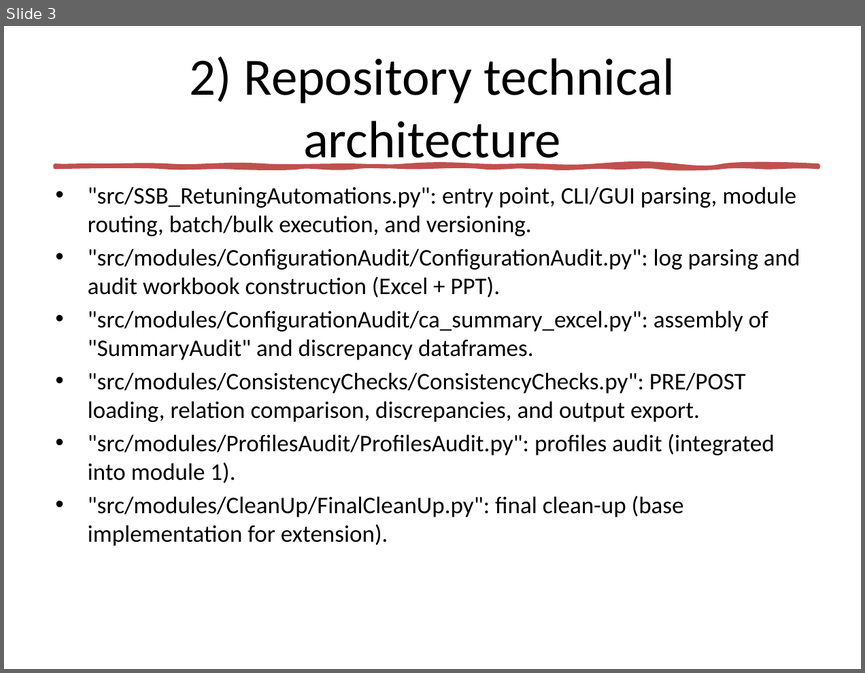
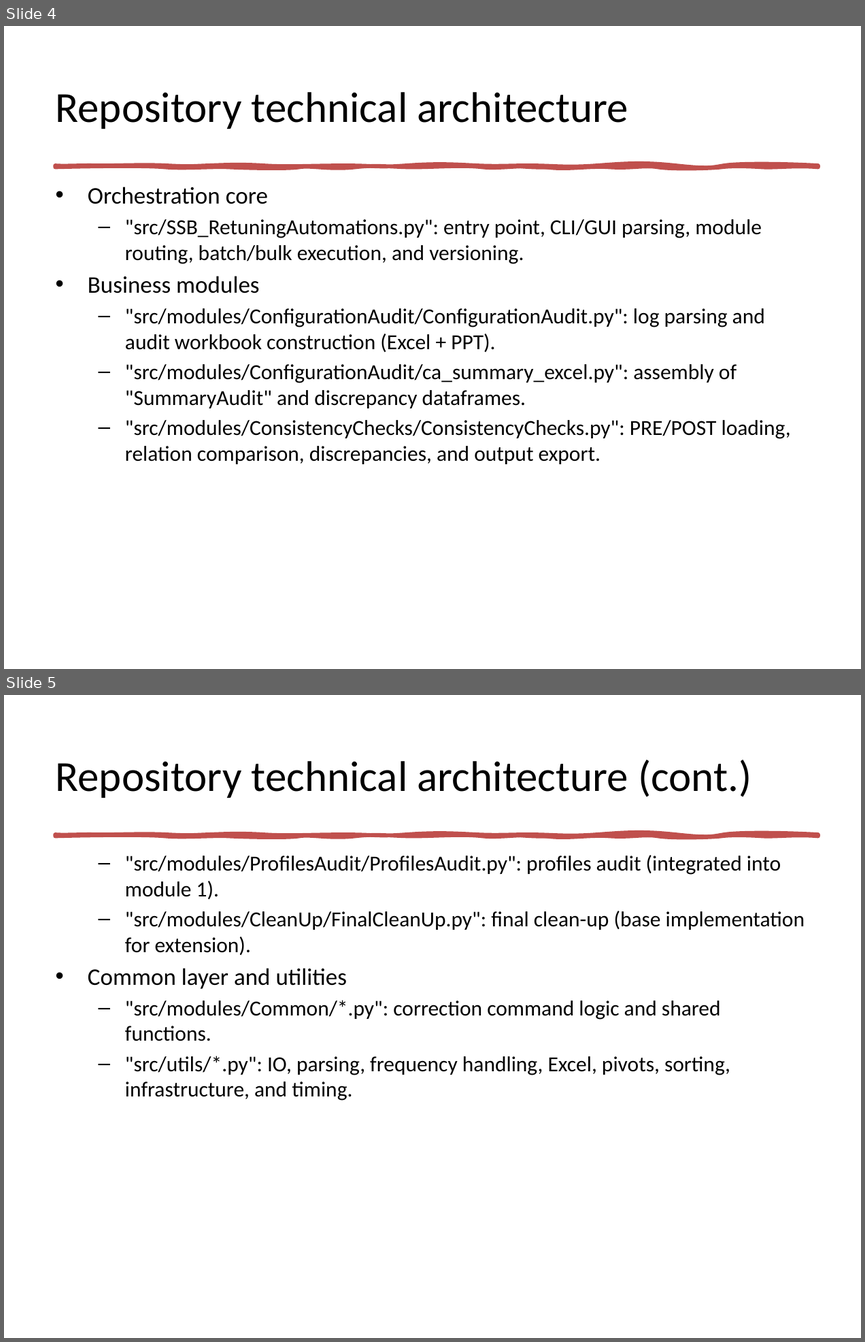
Before and after one commit to jaimetur/SSB_RetuningAutomations, a slide deck: help/SSB-Retuning-Automations-User-Guide-v0.7.1.pptx. Shown one above the other, each under a label of ours: slide 3 before the commit, slides 4 and 5 after it. The pictures are 865x673 and 865x1342 pixels, drawn with LibreOffice and Linux fonts; fonts in the diff are those of the drawing. Boxes give left, top, right and bottom in pixels: in the first picture for what was removed or moved away, otherwise in the second. Text is boxed around its words. In the diff, an @@ line names an element or a change of style, - is before the commit and + after.

```diff
--- a/help/SSB-Retuning-Automations-User-Guide-v0.7.1.pptx
+++ b/help/SSB-Retuning-Automations-User-Guide-v0.7.1.pptx
@@ slide 5 added at (4,695,861,1338), background #FFFFFF; not listed: 1 template element that a slide beside it also shows @@
@@ title added at (56,760,751,798), 36 pt, text #000000 @@
+Repository technical architecture (cont.)
@@ text added at (88,855,804,1100), 18 pt, text #000000 @@
+  – "src/modules/ProfilesAudit/ProfilesAudit.py": profiles audit (integrated into module 1).
+  – "src/modules/CleanUp/FinalCleanUp.py": final clean-up (base implementation for extension).
+• Common layer and utilities
+  – "src/modules/Common/*.py": correction command logic and shared functions.
+  – "src/utils/*.py": IO, parsing, frequency handling, Excel, pivots, sorting, infrastructure, and timing.
@@ what was slide 3 is now slide 4 @@
@@ slide 4 changed as well @@
@@ title at (56,92,628,129): text changed; size 44 to 36 pt @@
-2) Repository technical architecture
+Repository technical architecture
@@ text at (88,186,268,204): paragraph added @@
+• Orchestration core
@@ text at (125,219,791,464): size 20 to 18 pt; bullet • to –; list level 1 to 2 in ""src/SSB_RetuningAutomations.py": entry point, CLI/GUI parsi ..."; list level 1 to 2 in ""src/modules/ConfigurationAudit/ConfigurationAudit.py": log  ..."; list level 1 to 2 in ""src/modules/ConfigurationAudit/ca_summary_excel.py": assemb ..."; list level 1 to 2 in ""src/modules/ConsistencyChecks/ConsistencyChecks.py": PRE/PO ..." @@
@@ text at (88,276,259,293): paragraph added @@
+• Business modules
@@ text at (88,433,774,546): paragraphs removed @@
-• "src/modules/ProfilesAudit/ProfilesAudit.py": profiles audit (integrated into module 1).
-• "src/modules/CleanUp/FinalCleanUp.py": final clean-up (base implementation for extension).
```
Also in this commit, not shown: 6 other slides changed, 33 other slides added, 1 slide removed, 5 other files.
